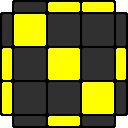
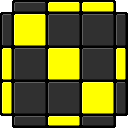
Before/after of a 128px x 128px layered artwork. What changed in the layer stack:
painted on "color" over (2, 2, 126, 126)
